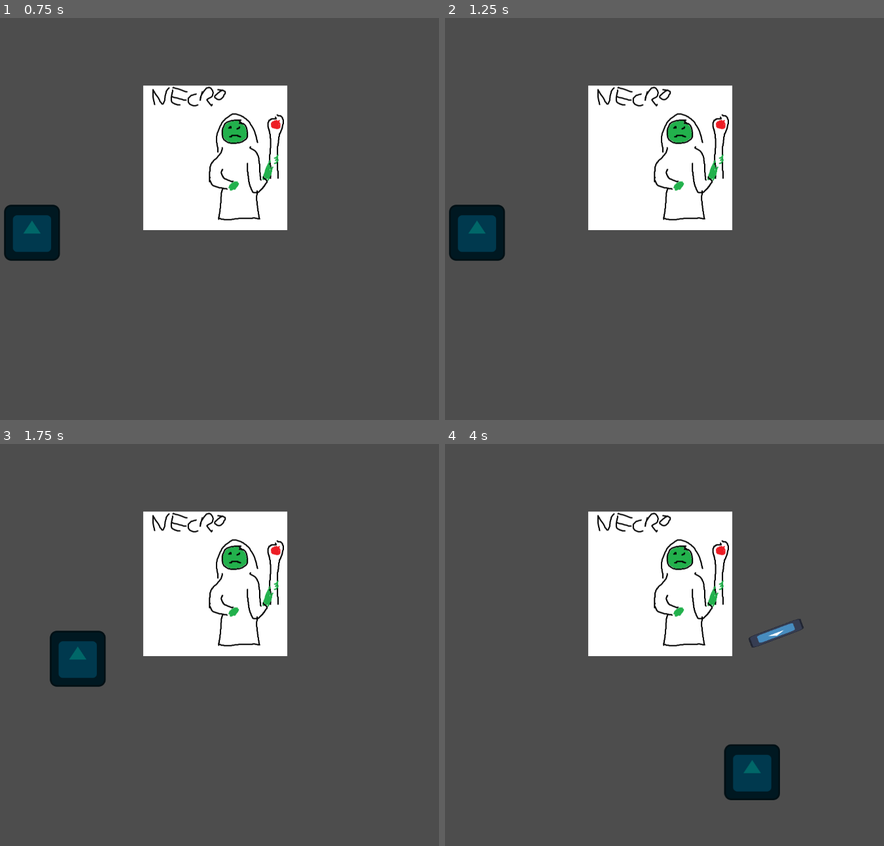
Above: before the commit, frames 1-4 (two rows, left to right).
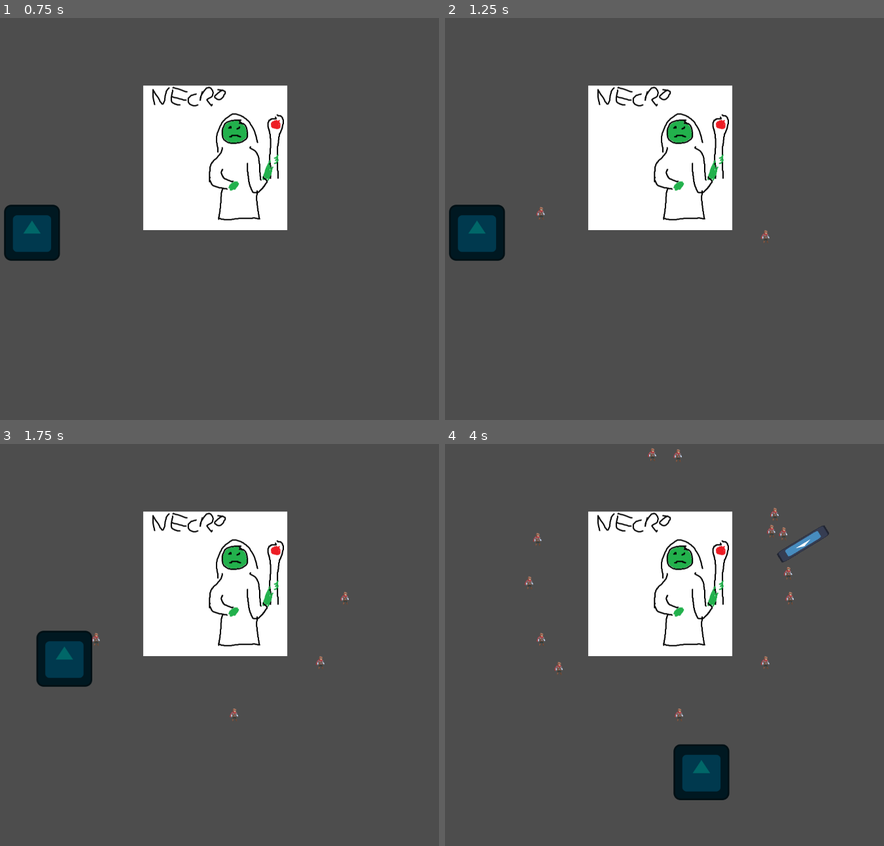
Above: after the commit, the same moments.

Repository: TyGuy54/GMTK-Jam
Game: Godot game, scene res://Scenes/title_screen.tscn
Same seed, same stepped clock (60 frames per second), same inputs: the game is played once before the commit and once after it. The engine's default icon, where the game draws it, is replaced by a stand-in: a white triangle on a blue panel in a dark square.
Inputs:
- Up to frame 1 (0.75 s): click "Press Start" at 0.5 s
- Up to frame 2 (1.25 s): no input
- Up to frame 3 (1.75 s): hold Right (ui_right) from 1.28 s (still down)
- Up to frame 4 (4 s): release Right (ui_right) at 2.03 s; hold Down (ui_down) 2.03-2.78 s; hold Right (ui_right) 2.78-3.53 s; hold Up (ui_up) from 3.53 s (still down)

Frame 1 is identical in both runs. In frame 2, less than 0.1% of the frame differs, in the area x 20-74%, y 47-57%; in frame 3, 1.4%; in frame 4, 4.1%, in the area x 18-88%, y 0-89%.

Commit message:
spawner works in main

Diff:
--- a/Scenes/main.tscn
+++ b/Scenes/main.tscn
@@ -1,9 +1,12 @@
-[gd_scene load_steps=3 format=3 uid="uid://l2c2dqjbloom"]
+[gd_scene load_steps=4 format=3 uid="uid://l2c2dqjbloom"]
 
 [ext_resource type="PackedScene" uid="uid://dug0txk7tb52l" path="res://Scenes/Nector/Nector.tscn" id="1_0b3ls"]
+[ext_resource type="PackedScene" uid="uid://c5g824o1n11xu" path="res://Scenes/spawner.tscn" id="1_448xq"]
 [ext_resource type="PackedScene" uid="uid://c4jppx37xwi01" path="res://Scenes/Protags/player.tscn" id="2_w0ing"]
 
 [node name="main" type="Node2D"]
+
+[node name="Spawner" parent="." instance=ExtResource("1_448xq")]
 
 [node name="necto" parent="." instance=ExtResource("1_0b3ls")]
 position = Vector2(199, 425)
--- /dev/null
+++ b/Scenes/spawner.tscn
@@ -0,0 +1,8 @@
+[gd_scene load_steps=2 format=3 uid="uid://c5g824o1n11xu"]
+
+[ext_resource type="Script" path="res://Scripts/spawner.gd" id="1_kll66"]
+
+[node name="Spawner" type="Node2D"]
+script = ExtResource("1_kll66")
+spawn_radius = 300.0
+spawn_interval = 0.25
--- a/spawner-test.tscn
+++ /dev/null
@@ -1,12 +0,0 @@
-[gd_scene load_steps=3 format=3 uid="uid://c5g824o1n11xu"]
-
-[ext_resource type="Script" path="res://Scripts/spawner.gd" id="1_w4y1n"]
-[ext_resource type="PackedScene" uid="uid://dug0txk7tb52l" path="res://Scenes/Nector/Nector.tscn" id="2_xjukg"]
-
-[node name="Spawner" type="Node2D"]
-script = ExtResource("1_w4y1n")
-spawn_radius = 300.0
-spawn_interval = 0.25
-
-[node name="necto" parent="." instance=ExtResource("2_xjukg")]
-motion_mode = 1
